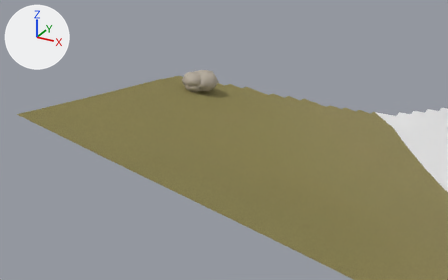
Renders of the glTF model eloria-assets/maps/nymara-regions/sunmane_steppe/chunks/14_03/world.glb from each side of a commit.
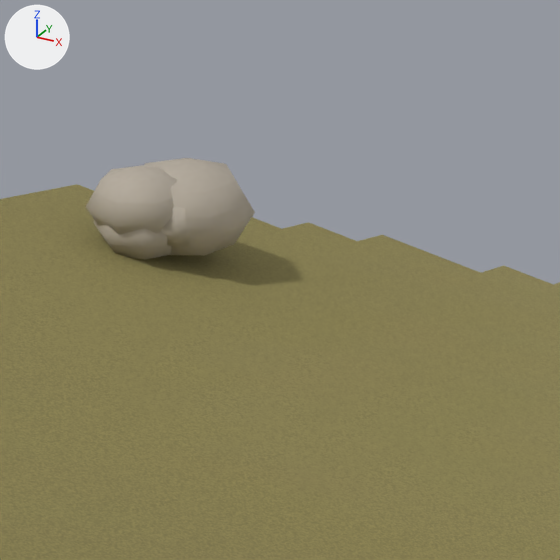
The first picture shows the older version from a 50 mm camera at (196.2, 289.8, 39.4) aimed at (154.7, 365.3, 1.6). The close-ups show the older and then the newer version on the part from 36% to 64% of the width and 13% to 56% of the height of that picture. Only the edits that show in the close-ups are written down. Lighting does not change. The marker at upper left points along +X, +Y and +Z. Where no turn or scale is listed for an object, it has been applied to the vertices.

Names of what the first close-up shows: 'Outcrop_0007_0_Landmark_sunmane_cave_crystal_hollow_EarthRock_1__Landmark_sunmane_cave_crystal_hollow_EarthRock_1__solid__sun_stone_pale', 'Outcrop_0007_1_Landmark_sunmane_cave_wind_caves_EarthRock_2__Landmark_sunmane_cave_wind_caves_EarthRock_2__solid__sun_stone_pale', 'Terrain_sunmane_steppe_14_03'.
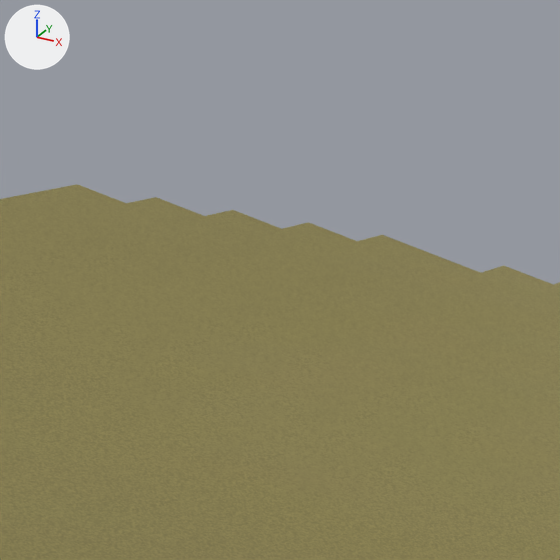
What differs and where, as boxes (x1, y1, x2, y2) in the close-ups (560 x 560 px):
'Outcrop_0007_0_Landmark_sunmane_cave_crystal_hollow_EarthRock_1__Landmark_sunmane_cave_crystal_hollow_EarthRock_1__solid__sun_stone_pale', deleted: before (86, 158, 255, 256)
'Outcrop_0007_1_Landmark_sunmane_cave_wind_caves_EarthRock_2__Landmark_sunmane_cave_wind_caves_EarthRock_2__solid__sun_stone_pale', deleted (brown): before (93, 206, 190, 260)

The change, as a list of edits to the scene's bpy script:
```text
Remove ob_outcrop_0007_0_landmark_sunmane_cave_crystal_hollow_earthrock_1__landmark_sunmane_cave_crystal_hollow_earthrock_1__solid__sun_stone_pale:
    ob_outcrop_0007_0_landmark_sunmane_cave_crystal_hollow_earthrock_1__landmark_sunmane_cave_crystal_hollow_earthrock_1__solid__sun_stone_pale = bpy.data.objects.new('Outcrop_0007_0_Landmark_sunmane_cave_crystal_hollow_EarthRock_1__Landmark_sunmane_cave_crystal_hollow_EarthRock_1__solid__sun_stone_pale', me_landmark_sunmane_cave_crystal_hollow_earthrock_1__solid__sun_stone_pale)
    ob_outcrop_0007_0_landmark_sunmane_cave_crystal_hollow_earthrock_1__landmark_sunmane_cave_crystal_hollow_earthrock_1__solid__sun_stone_pale.location = (150.27, 366.46, 9.75)
Remove ob_outcrop_0007_1_landmark_sunmane_cave_wind_caves_earthrock_2__landmark_sunmane_cave_wind_caves_earthrock_2__solid__sun_stone_pale:
    ob_outcrop_0007_1_landmark_sunmane_cave_wind_caves_earthrock_2__landmark_sunmane_cave_wind_caves_earthrock_2__solid__sun_stone_pale = bpy.data.objects.new('Outcrop_0007_1_Landmark_sunmane_cave_wind_caves_EarthRock_2__Landmark_sunmane_cave_wind_caves_EarthRock_2__solid__sun_stone_pale', me_landmark_sunmane_cave_wind_caves_earthrock_2__solid__sun_stone_pale)
    ob_outcrop_0007_1_landmark_sunmane_cave_wind_caves_earthrock_2__landmark_sunmane_cave_wind_caves_earthrock_2__solid__sun_stone_pale.location = (149.49, 366.35, 9.41)
```
